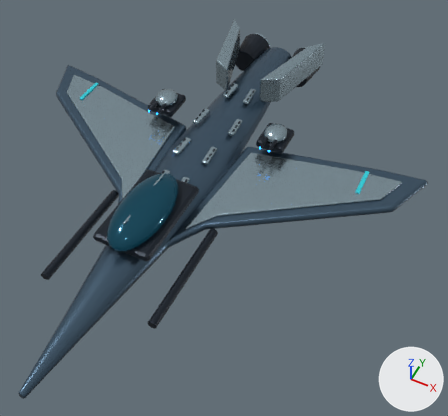
An edit to the glTF model assets/models/ships/heavy_fighter.glb, drawn before and after from the same camera.
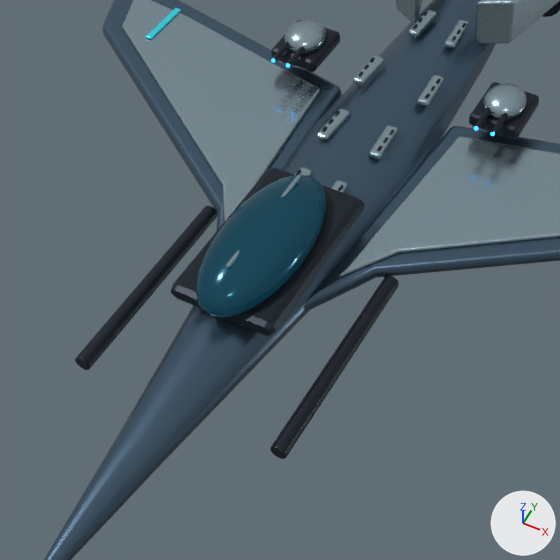
Each version appears first whole from a camera (50 mm lens) standing at (6.49, -11.3, 12.58) and looking at (1.32, -0.95, -0.36), and next in a close-up on the part from 0% to 68% of the width and 19% to 92% of the height. Every picture has the same lights, and +X, +Y and +Z are marked at lower right. The last two pictures show the newer version. Where no turn or scale is listed for an object, it has been applied to the vertices.

The scene before the commit, as lines of its bpy script (objects in view):
```python
me_cone = bpy.data.meshes.new('Cone')
me_cone.from_pydata(...)  # 120 vertices, 236 faces; spans x -0.12..0.12, y -1.6..1.6, z -0.12..0.12
me_cone.materials.append(mat_aegis_heavy_fighter___graphite)  # dark blue #1d2630
me_cone_008 = bpy.data.meshes.new('Cone.008')
me_cone_008.from_pydata(...)  # 120 vertices, 236 faces; spans x -0.12..0.12, y -1.6..1.6, z -0.12..0.12
me_cone_008.materials.append(mat_aegis_heavy_fighter___graphite)  # dark blue #1d2630
me_cube_016 = bpy.data.meshes.new('Cube.016')
me_cube_016.from_pydata(...)  # 56 vertices, 108 faces; spans x -0.82..0.82, y -1.35..1.35, z -0.12..0.12
me_cube_016.materials.append(mat_aegis_heavy_fighter___graphite)  # dark blue #1d2630
ob_aegis_cockpit_armored_socket = bpy.data.objects.new('Aegis cockpit armored socket', me_cube_016)
ob_aegis_cockpit_armored_socket.location = (0.0, -2.7, 0.55)
ob_aegis_wing_cannon_1 = bpy.data.objects.new('Aegis wing cannon 1', me_cone_008)
ob_aegis_wing_cannon_1.location = (1.55, -3.6, -0.12)
ob_aegis_wing_cannon__1 = bpy.data.objects.new('Aegis wing cannon -1', me_cone)
ob_aegis_wing_cannon__1.location = (-1.55, -3.6, -0.12)
# also in view: 'Aegis dorsal turret 1 armored base' at (1.8, 1.4, 0.55); 'Aegis dorsal turret -1 rotating turret' at (-1.8, 1.4, 0.74); 'Aegis swept composite wing -1' at (-3.41, -0.52, 0.02); 'Aegis layered wing armor 1' at (3.25, -0.39, 0.17); 'Aegis swept composite wing 1' at (3.41, -0.52, 0.02)
```
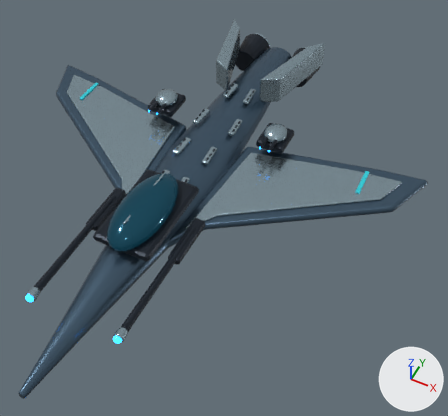
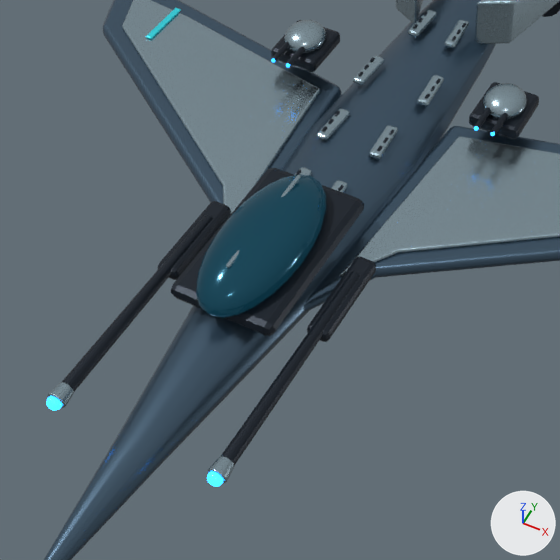
What differs and where, as boxes [x1, y1, x2, y2] in the close-ups (560 x 560 px):
'Aegis wing cannon 1', deleted: before [270, 276, 399, 459]
'Aegis wing cannon -1', deleted: before [75, 206, 218, 370]
'Aegis recessed cannon barrel 1', added: after [221, 272, 360, 466]
'Aegis recessed cannon barrel -1', added: after [62, 215, 213, 392]
'Aegis cannon armored socket 1', added: after [307, 257, 376, 342]
'Aegis cannon armored socket -1', added: after [158, 201, 231, 280]
'Aegis cannon muzzle ring 1', added: after [208, 456, 234, 483]
'Aegis cannon muzzle ring -1', added: after [47, 382, 74, 408]
'Aegis ion emitter 1', added: after [207, 471, 223, 487]
'Aegis ion emitter -1', added: after [46, 396, 62, 411]

The change, as a diff of the scene's bpy script:
```diff
--- a/assets/models/ships/heavy_fighter.glb.py
+++ b/assets/models/ships/heavy_fighter.glb.py
@@ ob_aegis_wing_cannon__1 @@
-ob_aegis_wing_cannon__1 = bpy.data.objects.new('Aegis wing cannon -1', me_cone)
@@ ob_aegis_wing_cannon_1 @@
-ob_aegis_wing_cannon_1 = bpy.data.objects.new('Aegis wing cannon 1', me_cone_008)
@@ ob_aegis_recessed_cannon_barrel_1 @@
+ob_aegis_recessed_cannon_barrel_1 = bpy.data.objects.new('Aegis recessed cannon barrel 1', me_cone_009_1)  # 120 vertices, 236 faces; spans x -0.1..0.1, y -1.75..1.75, z -0.1..0.1; in mat_aegis_heavy_fighter___graphite (dark blue #1d2630)
+ob_aegis_recessed_cannon_barrel_1.location = (1.22, -4.2, 0.31)
@@ ob_aegis_recessed_cannon_barrel__1 @@
+ob_aegis_recessed_cannon_barrel__1 = bpy.data.objects.new('Aegis recessed cannon barrel -1', me_cone_1)  # 120 vertices, 236 faces; spans x -0.1..0.1, y -1.75..1.75, z -0.1..0.1; in mat_aegis_heavy_fighter___graphite (dark blue #1d2630)
+ob_aegis_recessed_cannon_barrel__1.location = (-1.22, -4.2, 0.31)
@@ ob_aegis_ion_emitter_1 @@
+ob_aegis_ion_emitter_1 = bpy.data.objects.new('Aegis ion emitter 1', me_sphere_003_1)  # a UV sphere (24 segments, 12 rings, poles along z) spanning x -0.105..0.105, y -0.09..0.09, z -0.105..0.105; in mat_aegis_heavy_fighter___engine_plasma (blue #2799f9, glowing blue #289dff)
+ob_aegis_ion_emitter_1.location = (1.22, -6.05, 0.31)
@@ ob_aegis_ion_emitter__1 @@
+ob_aegis_ion_emitter__1 = bpy.data.objects.new('Aegis ion emitter -1', me_sphere_1)  # a UV sphere (24 segments, 12 rings, poles along z) spanning x -0.105..0.105, y -0.09..0.09, z -0.105..0.105; in mat_aegis_heavy_fighter___engine_plasma (blue #2799f9, glowing blue #289dff)
+ob_aegis_ion_emitter__1.location = (-1.22, -6.05, 0.31)
@@ ob_aegis_cannon_muzzle_ring_1 @@
+ob_aegis_cannon_muzzle_ring_1 = bpy.data.objects.new('Aegis cannon muzzle ring 1', me_cone_010_1)  # 120 vertices, 236 faces; spans x -0.138..0.138, y -0.12..0.12, z -0.138..0.138; in mat_aegis_heavy_fighter___titanium_armor (greyish blue #99afba)
+ob_aegis_cannon_muzzle_ring_1.location = (1.22, -5.9, 0.31)
@@ ob_aegis_cannon_muzzle_ring__1 @@
+ob_aegis_cannon_muzzle_ring__1 = bpy.data.objects.new('Aegis cannon muzzle ring -1', me_cone_001_1)  # 120 vertices, 236 faces; spans x -0.138..0.138, y -0.12..0.12, z -0.138..0.138; in mat_aegis_heavy_fighter___titanium_armor (greyish blue #99afba)
+ob_aegis_cannon_muzzle_ring__1.location = (-1.22, -5.9, 0.31)
@@ ob_aegis_cannon_armored_socket_1 @@
+ob_aegis_cannon_armored_socket_1 = bpy.data.objects.new('Aegis cannon armored socket 1', me_cube_011_1)  # 56 vertices, 108 faces; spans x -0.17..0.17, y -0.74..0.74, z -0.11..0.11; in mat_aegis_heavy_fighter___graphite (dark blue #1d2630)
+ob_aegis_cannon_armored_socket_1.location = (1.22, -2.85, 0.25)
@@ ob_aegis_cannon_armored_socket__1 @@
+ob_aegis_cannon_armored_socket__1 = bpy.data.objects.new('Aegis cannon armored socket -1', me_cube_002_1)  # 56 vertices, 108 faces; spans x -0.17..0.17, y -0.74..0.74, z -0.11..0.11; in mat_aegis_heavy_fighter___graphite (dark blue #1d2630)
+ob_aegis_cannon_armored_socket__1.location = (-1.22, -2.85, 0.25)
```
